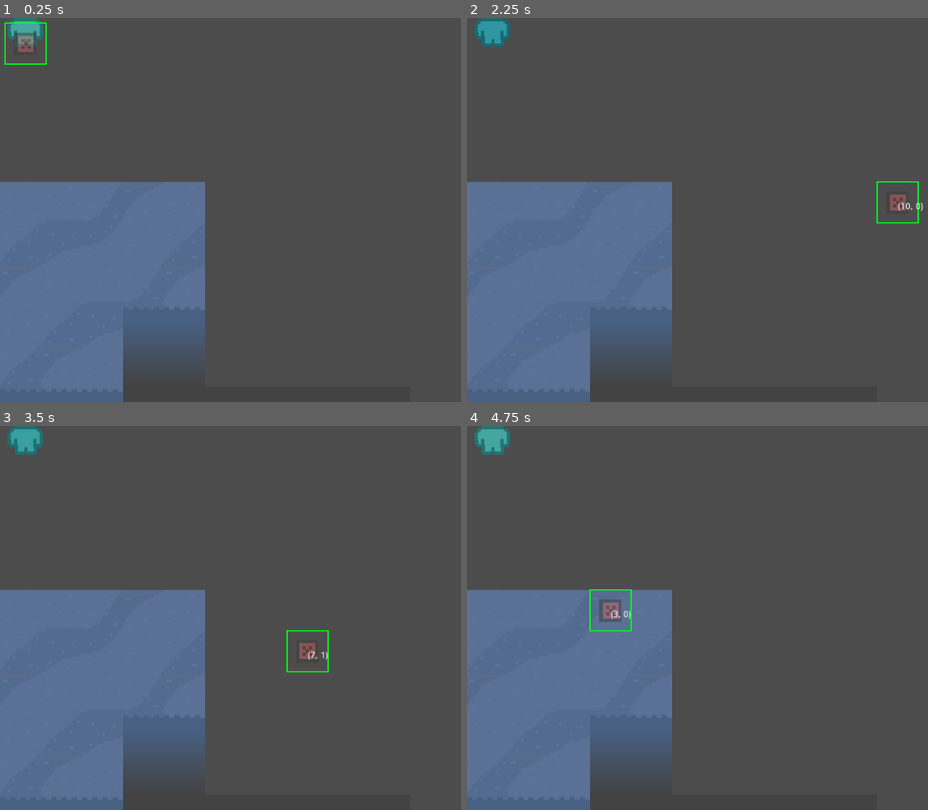
Above: before the commit, frames 1-4 (two rows, left to right).
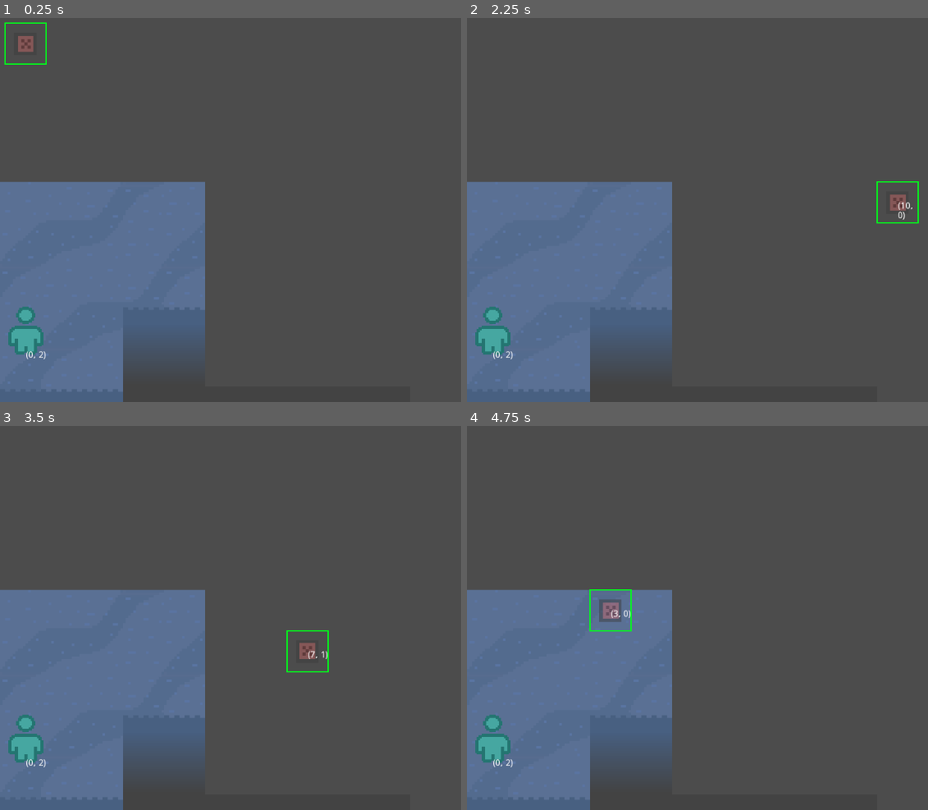
Above: after the commit, the same moments.

Repository: SomeSortOfSam/Metahedron
Game: Godot game, scene res://Maps/TestMap.tscn
Two runs of this game, one before a commit and one after it. Both use one fixed random seed, a clock stepped at 60 frames per second and the inputs below.
Inputs (mouse positions are in pixels of both pictures, inside the frame that each line leads up to):
- Up to frame 1 (0.25 s): no input
- Up to frame 2 (2.25 s): tap Enter (ui_accept) at 0.5, 0.77, 1.25, 1.52, 2 s; move the mouse to (outside the picture) at 0.52 s; hold Right (ui_right) 0.53-1.28 s; move the mouse to (665, 229) at 1.27 s; hold Down (ui_down) 1.28-2.03 s; move the mouse to (858, 125) at 2.02 s; hold Right (ui_right) from 2.03 s (still down)
- Up to frame 3 (3.5 s): tap Enter (ui_accept) at 2.75, 3.02 s; move the mouse to (295, 694) at 2.77 s; release Right (ui_right) at 2.78 s; hold Up (ui_up) from 2.78 s (still down)
- Up to frame 4 (4.75 s): tap Enter (ui_accept) at 3.5, 3.77, 4.25, 4.52 s; move the mouse to (outside the picture) at 3.52 s; release Up (ui_up) at 3.53 s; hold Left (ui_left) from 3.53 s (still down); move the mouse to (596, 560) at 4.27 s

The runs differ from the first frame. In frame 1, 1.0% of the frame differs, in the area x 1-10%, y 0-89%; in frame 2, 1.2%, in the area x 1-99%, y 0-89%; in frame 3, 1.2%; in frame 4, 1.2%.

Commit message:
Map_Rect Delay fixed

Diff:
--- a/Characters/Character.gd
+++ b/Characters/Character.gd
@@ -16,6 +16,7 @@
 onready var _sprite: Sprite = $PathFollow2D/Sprite
 onready var _animation_player: AnimationPlayer = $PathFollow2D/Sprite/AnimationPlayer
 onready var _path_follower: PathFollow2D = $PathFollow2D
+onready var _text  : RichTextLabel = $PathFollow2D/RichTextLabel
 
 func set_skin(new_skin : Texture):
 	skin = new_skin
@@ -25,6 +26,7 @@
 
 func set_cell(new_cell : Vector2):
 	cell = map.clamp(new_cell)
+	_text.text = str(cell)
 
 func set_is_selected(new_is_selected : bool):
 	is_selected = new_is_selected
@@ -40,8 +42,7 @@
 func _ready() -> void:
 	set_process(false) #Make sure we are not following the path
 
-	self.cell = map.world_to_map_space(position)
-	position = map.map_to_world_space(cell)
+	map.connect("map_rect_changed", self, "on_map_rect_changed", [], CONNECT_ONESHOT)
 
 	if not Engine.editor_hint:
 		curve = Curve2D.new()
@@ -66,3 +67,7 @@
 
 	cell = path[-1]
 	self.is_walking = true
+
+func on_map_rect_changed():
+	self.cell = map.world_to_map_space(position)
+	position = map.map_to_world_space(cell)
--- a/Characters/Character.tscn
+++ b/Characters/Character.tscn
@@ -51,3 +51,10 @@
 autoplay = "test-idel"
 anims/test-idel = SubResource( 1 )
 anims/test-selected = SubResource( 2 )
+
+[node name="RichTextLabel" type="RichTextLabel" parent="PathFollow2D"]
+margin_right = 40.0
+margin_bottom = 40.0
+__meta__ = {
+"_edit_use_anchors_": false
+}
--- a/Coursor.gd
+++ b/Coursor.gd
@@ -17,6 +17,7 @@
 	var new_cell_clamped : Vector2 = map.clamp(new_cell)
 	if not new_cell_clamped.is_equal_approx(cell):
 		cell = new_cell_clamped
+
 
 		position = map.map_to_world_space(cell)
 		emit_signal("moved",cell)
--- a/Cursor.tscn
+++ b/Cursor.tscn
@@ -16,8 +16,10 @@
 texture = ExtResource( 2 )
 
 [node name="RichTextLabel" type="RichTextLabel" parent="."]
-margin_right = 40.0
-margin_bottom = 40.0
+margin_top = -1.0
+margin_right = 39.0
+margin_bottom = 38.0
+scroll_active = false
 __meta__ = {
 "_edit_use_anchors_": false
 }
--- a/Maps/GameBoard.gd
+++ b/Maps/GameBoard.gd
@@ -34,6 +34,7 @@
 			continue
 
 		_units[unit.cell] = unit
+		print(unit.cell)
 
 func get_walkable_cells(unit : Character) -> Array:
 	return _flood_fill(unit.cell, unit.map_speed)
--- a/Maps/Map.gd
+++ b/Maps/Map.gd
@@ -1,9 +1,15 @@
 extends Resource
 class_name Map
 
+signal map_rect_changed
+
 # map size in tiles
-export var map_rect : Rect2
+export var map_rect : Rect2 setget set_map_rect
 export var cell_size : Vector2
+
+func set_map_rect(new_map_rect : Rect2):
+	map_rect = new_map_rect
+	emit_signal("map_rect_changed")
 
 func map_to_world_space(map_point : Vector2) -> Vector2 :
 	return (map_point + map_rect.position) * cell_size + (cell_size/2)
--- a/Maps/TestMap.tscn
+++ b/Maps/TestMap.tscn
@@ -11,5 +11,5 @@
 tile_data = PoolIntArray( 262144, 1, 65541, 262145, 1, 2, 262146, 1, 0, 262147, 1, 1, 262148, 1, 5, 327680, 1, 65537, 3 …(833 unchanged characters)…
 
 [node name="Character" parent="YSort" index="2"]
-position = Vector2( 30.3199, 542.806 )
+position = Vector2( 34.0997, 550.995 )
 skin = ExtResource( 2 )
